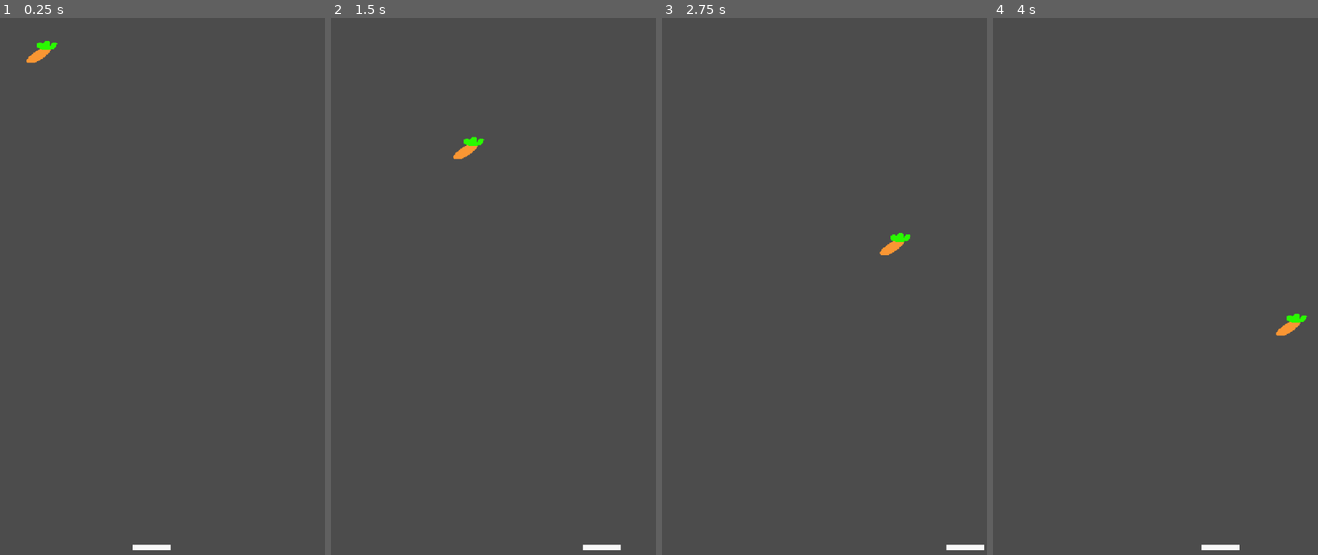
Above: before the commit, frames 1-4 (left to right).
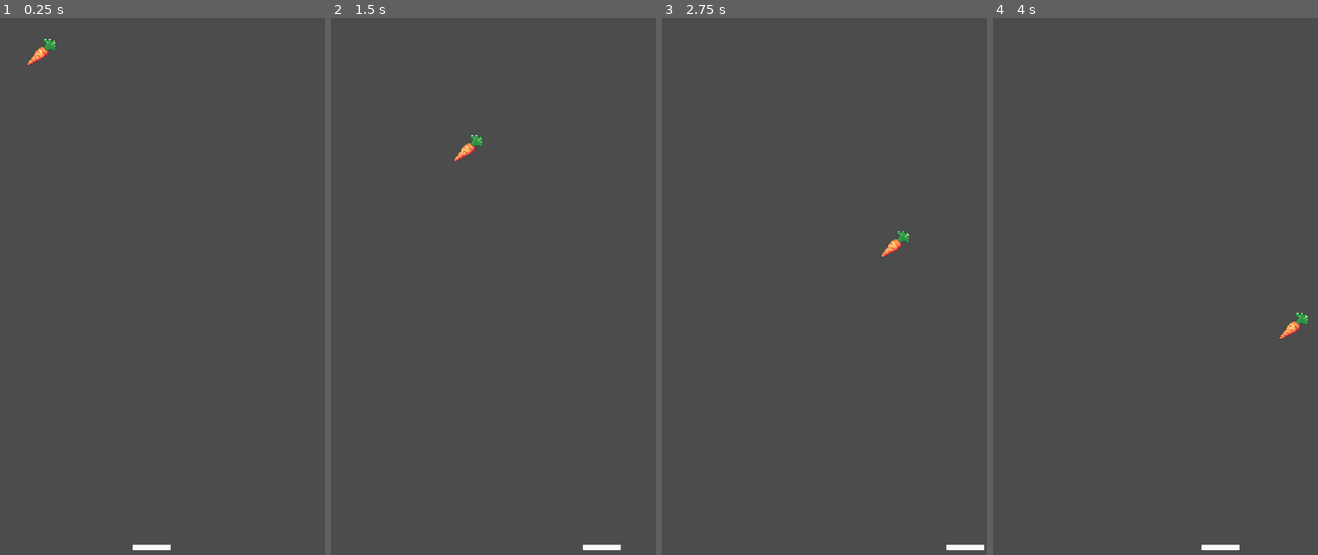
Above: after the commit, the same moments.

Repository: michaelgrav/ChildrensHealthGame
Game: Godot game, scene res://Main.tscn
Two runs of this game, one before a commit and one after it. Both use one fixed random seed, a clock stepped at 60 frames per second and the inputs below.
Inputs:
- Up to frame 1 (0.25 s): no input
- Up to frame 2 (1.5 s): hold Right (ui_right) 0.53-1.28 s; hold Left (ui_left) from 1.28 s (still down)
- Up to frame 3 (2.75 s): release Left (ui_left) at 2.03 s; hold Right (ui_right) from 2.03 s (still down)
- Up to frame 4 (4 s): release Right (ui_right) at 3.53 s; hold Left (ui_left) from 3.53 s (still down)

The runs differ from the first frame. In frame 1, 0.2% of the frame differs, in the area x 8-18%, y 3-9%; in frame 2, 0.2%; in frame 3, 0.2%; in frame 4, 0.2%, in the area x 86-97%, y 54-60%.

Commit message:
Updated Carrot Sprite

Diff:
--- a/Game/Carrot.tscn
+++ b/Game/Carrot.tscn
@@ -1,11 +1,11 @@
 [gd_scene load_steps=4 format=2]
 
-[ext_resource path="res://Sprites/Carrot.png" type="Texture" id=1]
+[ext_resource path="res://Sprites/36f6a261e5f16319f82287a77a3f0a5d.png" type="Texture" id=1]
 [ext_resource path="res://Carrot.gd" type="Script" id=2]
 
 [sub_resource type="CapsuleShape2D" id=1]
 radius = 10.1549
-height = 43.3388
+height = 44.6769
 
 [node name="Carrot" type="RigidBody2D"]
 position = Vector2( 294.768, 338.083 )
@@ -15,9 +15,10 @@
 script = ExtResource( 2 )
 
 [node name="Sprite" type="Sprite" parent="."]
-scale = Vector2( 0.15, 0.15 )
+scale = Vector2( 0.034164, 0.034164 )
 texture = ExtResource( 1 )
 
 [node name="CollisionShape2D" type="CollisionShape2D" parent="."]
 rotation = 0.880803
+scale = Vector2( -0.619392, 0.937771 )
 shape = SubResource( 1 )
Binary file added: Game/Sprites/36f6a261e5f16319f82287a77a3f0a5d.png
Not shown, added: Game/Sprites/36f6a261e5f16319f82287a77a3f0a5d.png.import
Not shown, added: Game/Sprites/CandyBar.png.import
